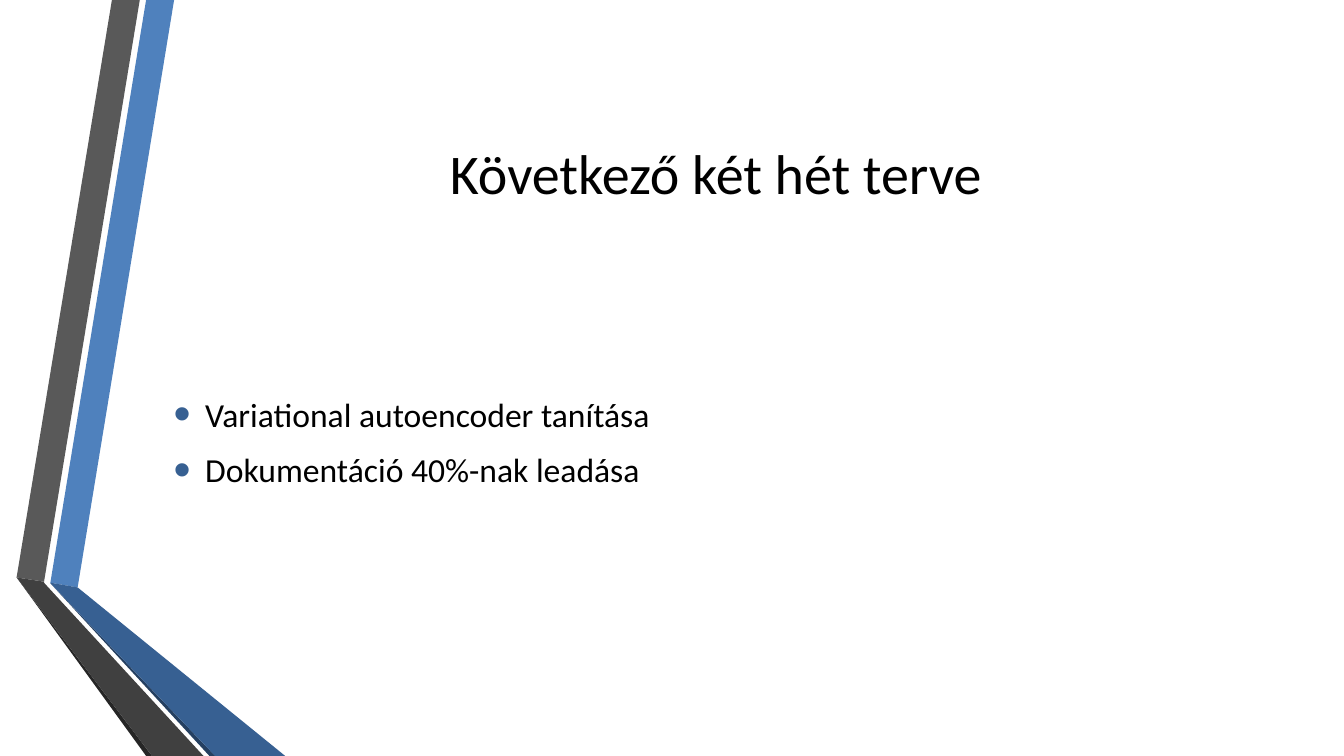
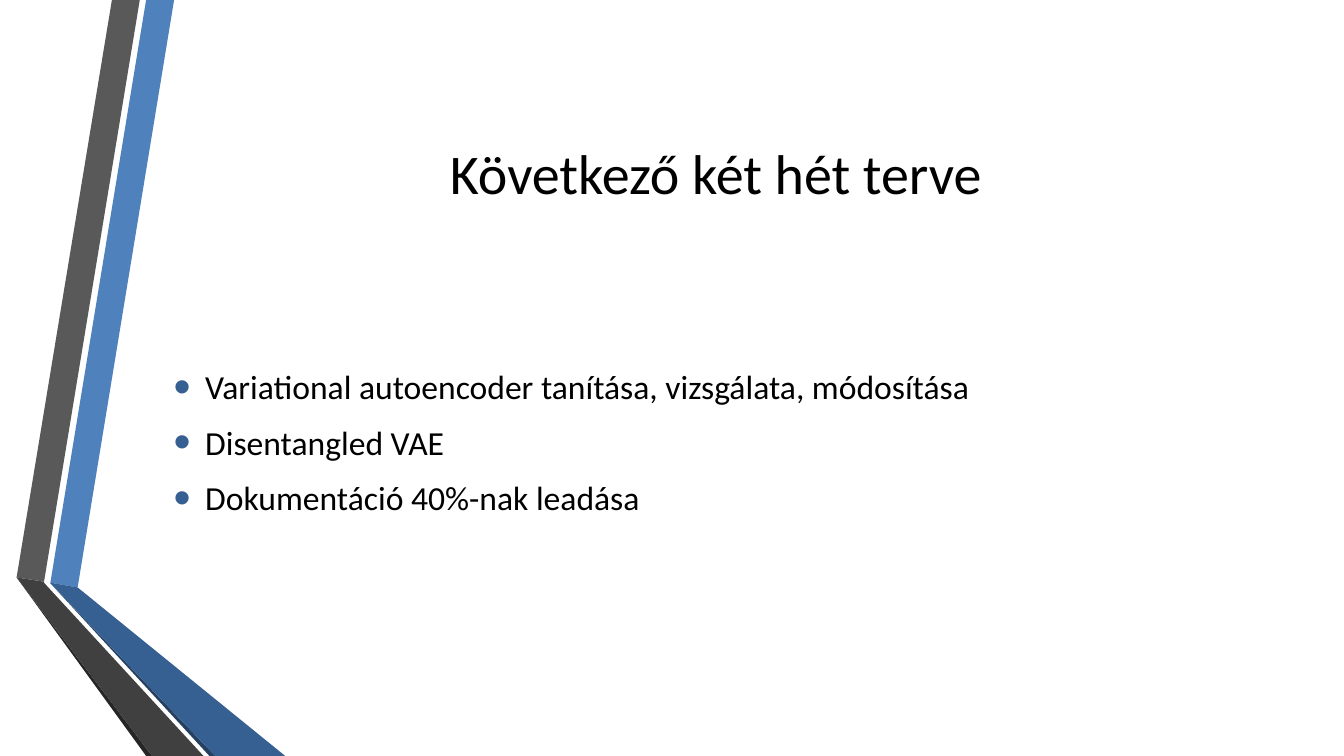
Before and after one commit to ffabi/SemesterProject, a slide deck: slide 6 of Szimpózium0313.pptx. Drawn at 1344x756 pixels with LibreOffice and Linux fonts; fonts in the diff are those of the drawing; background and template pictures are left out. Boxes give left, top, right and bottom in pixels: in the first picture for what was removed or moved away, otherwise in the second. Text is boxed around its words. In the diff, an @@ line names an element or a change of style, - is before the commit and + after.

Commit message:
PPT

```diff
--- a/Szimpózium0313.pptx
+++ b/Szimpózium0313.pptx
@@ text at (205,375,969,461): text changed @@
-• Variational autoencoder tanítása
+• Variational autoencoder tanítása, vizsgálata, módosítása
+• Disentangled VAE
```
Also in this commit, not shown: 1 other slide changed.
